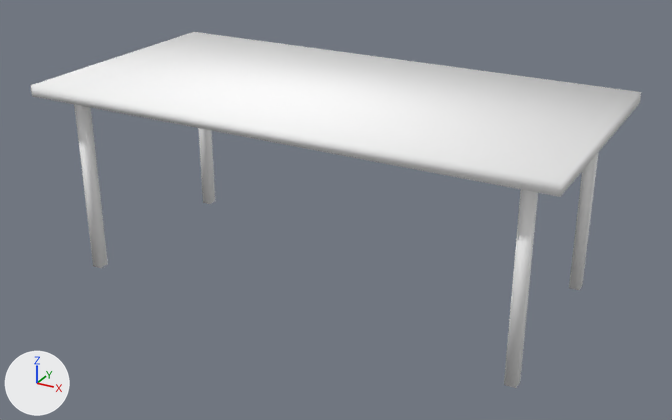
Renders of the Blender file Cadriciel/Exe/media/blenderFiles/table.blend from each side of a commit.
Before and after are seen from a 50 mm lens placed at (77.0, -138.7, 46.2), pointed at (1.4, -1.2, -22.5). The axes (+X, +Y, +Z) are drawn at lower left. The lights are the same throughout.

In view in the first picture: 'table'.
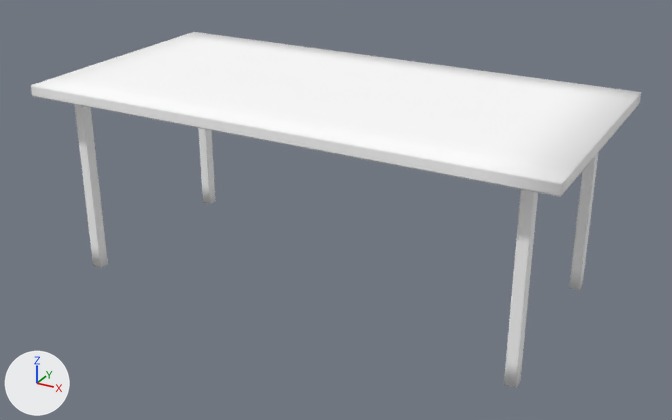
Where the change shows, as pixel boxes [x1, y1, x2, y2] in the pictures (672 x 420 px):
```json
{"part": 1, "of": "me_table", "change": "added", "after": [31, 32, 641, 388]}
```

Edits to the scene script, one JSON object a line:
```json
{"block": "me_table", "where": "# used by ob_table; location = (0.0, 0.0, 0.0)"}
{"op": "remove", "block": "me_table", "code": "me_table.from_pydata(...)  # 40 vertices, 30 faces; spans x -48.0..48.0, y -24.0..24.0, z -37.0..0.0"}
{"op": "add", "block": "me_table", "code": "me_table.from_pydata(...)  # 1930 vertices, 1920 faces; spans x -48.0..48.0, y -24.0..24.0, z -37.0..0.0"}
{"block": "me_table", "change": "me_table part 1: 1890 vertices added at x -48.0..48.0, y -24.0..24.0, z -37.0..0.0"}
```
